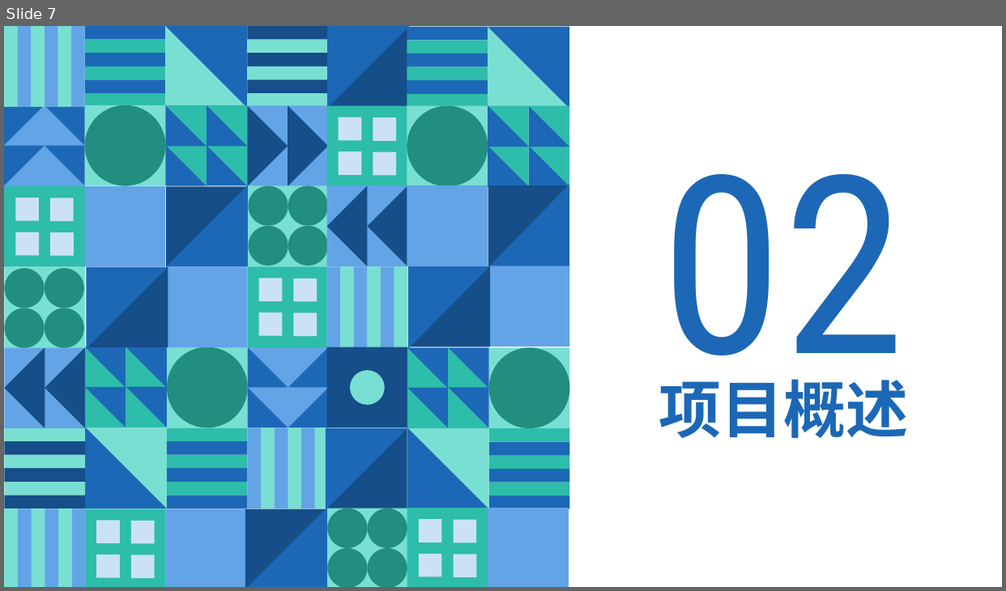
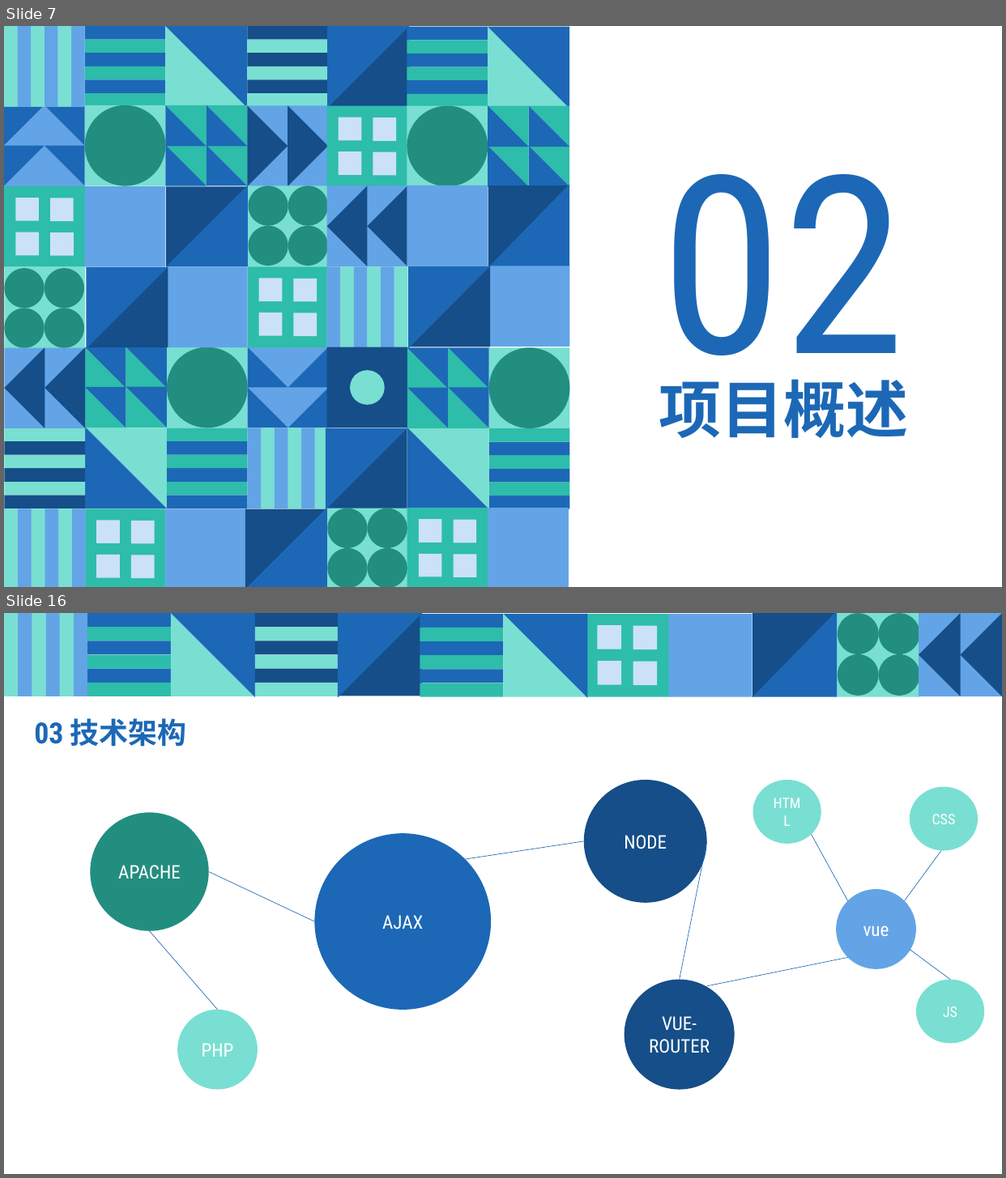
Before and after one commit to mytac/blog-system-with-vue, a slide deck: 附件/EC012359BBDB9B6890A962B992947272.pptx. Shown one above the other, each under a label of ours: slide 7 before the commit, slides 7 and 16 after it; the slides between them are not shown. The pictures are 1006x591 and 1006x1178 pixels, drawn with LibreOffice and Linux fonts; fonts in the diff are those of the drawing. Boxes give left, top, right and bottom in pixels: in the first picture for what was removed or moved away, otherwise in the second. Text is boxed around its words. In the diff, an @@ line names an element or a change of style, - is before the commit and + after.

```diff
--- a/附件/EC012359BBDB9B6890A962B992947272.pptx
+++ b/附件/EC012359BBDB9B6890A962B992947272.pptx
@@ slide 16 added at box(4, 613, 1002, 1174), background #FFFFFF @@
@@ group added at box(4, 613, 87, 696): 7 rectangles @@
@@ right triangle added at box(171, 613, 254, 696), fill #79DFD2 @@
@@ right triangle added at box(171, 613, 256, 697), fill #1C68B6 @@
@@ right triangle added at box(338, 613, 423, 697), fill #1C68B6 @@
@@ right triangle added at box(339, 613, 422, 696), fill #154E88 @@
@@ right triangle added at box(503, 614, 586, 697), fill #79DFD2 @@
@@ right triangle added at box(503, 614, 588, 698), fill #1C68B6 @@
@@ rectangle added at box(669, 614, 752, 697), fill #63A4E7 @@
@@ right triangle added at box(752, 613, 837, 697), fill #1C68B6 @@
@@ right triangle added at box(753, 613, 836, 697), fill #154E88 @@
@@ rectangle added at box(918, 613, 1002, 696), fill #63A4E7 @@
@@ triangle added at box(918, 613, 961, 696), fill #154E88 @@
@@ triangle added at box(961, 613, 1002, 696), fill #154E88 @@
@@ group added at box(586, 614, 669, 697): 5 rectangles @@
@@ group added at box(837, 613, 920, 697): 4 ellipses, 1 rectangle @@
@@ group added at box(87, 613, 170, 697): 6 rectangles @@
@@ group added at box(255, 613, 338, 697): 6 rectangles @@
@@ group added at box(420, 614, 503, 697): 6 rectangles @@
@@ text added at box(34, 718, 187, 747), 28 pt, text #1C68B6, bold @@
+03 技术架构
@@ ellipse added at box(584, 780, 707, 903), fill #154E88, 18 pt, text #FFFFFF @@
+NODE
@@ ellipse added at box(753, 780, 821, 844), fill #79DFD2, 14 pt, text #FFFFFF @@
+HTML
@@ ellipse added at box(910, 786, 978, 850), fill #79DFD2, 14 pt, text #FFFFFF @@
+CSS
@@ ellipse added at box(90, 813, 208, 931), fill #228E80, 18 pt, text #FFFFFF @@
+APACHE
@@ ellipse added at box(315, 834, 492, 1011), fill #1C68B6, 18 pt, text #FFFFFF @@
+AJAX
@@ line added from (465, 859) to (584, 841), #1C68B6 0.5 pt @@
@@ line added from (707, 841) to (680, 980), #1C68B6 0.5 pt @@
@@ line added from (811, 835) to (848, 901), #1C68B6 0.5 pt @@
@@ line added from (941, 851) to (905, 901), #1C68B6 0.5 pt @@
@@ line added from (209, 872) to (315, 922), #1C68B6 0.5 pt @@
@@ ellipse added at box(837, 889, 917, 969), fill #63A4E7, 18 pt, text #FFFFFF @@
+vue
@@ line added from (217, 1010) to (149, 931), #1C68B6 0.5 pt @@
@@ line added from (910, 950) to (950, 980), #1C68B6 0.5 pt @@
@@ line added from (707, 986) to (848, 957), #1C68B6 0.5 pt @@
@@ ellipse added at box(624, 980, 735, 1090), fill #154E88, 18 pt, text #FFFFFF @@
+VUE-ROUTER
@@ ellipse added at box(917, 980, 985, 1043), fill #79DFD2, 14 pt, text #FFFFFF @@
+JS
@@ ellipse added at box(177, 1010, 258, 1090), fill #79DFD2, 18 pt, text #FFFFFF @@
+PHP
```
Also in this commit, not shown: 5 slides changed, 6 other slides added, 3 slides removed, 9 other files.
